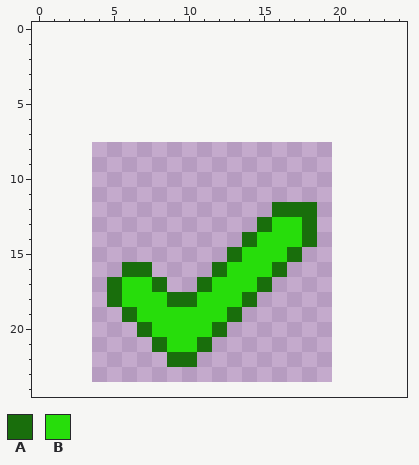
One commit to this pixel-art sprite: FancyMenu/news/img/V.png. This is how it looked before the edit.
The file is 16x16 pixels. The old version is drawn lined up with the new one, on the new canvas.
Palette (. is transparent): A #196e0c  B #27dd0b
Pixels before, first column x 5:
12 ...........AAA
13 ..........ABBA
14 .........ABBBA
15 ........ABBBA.
16 .AA....ABBBA..
17 ABBA..ABBBA...
18 ABBBAABBBA....
19 .ABBBBBBA.....
20 ..ABBBBA......
21 ...ABBA.......
22 ....AA........
And afterwards:
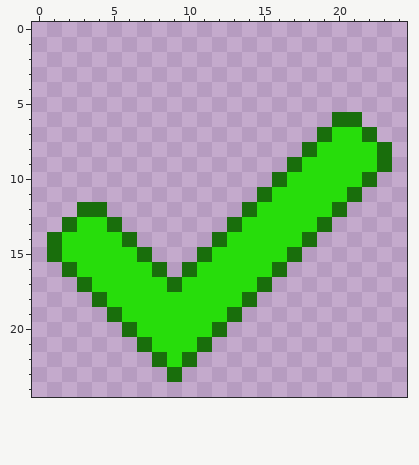
What changed:
{"change": "canvas 16x16 -> 25x25, the old top-left corner now at 4,8"}
{"y":6,"x":20,"old":"..","new":"AA"}
{"y":7,"x":19,"old":"....","new":"ABBA"}
{"y":8,"x":18,"old":"......","new":"ABBBBA"}
{"y":9,"x":17,"old":".......","new":"ABBBBBA"}
{"y":10,"x":16,"old":".......","new":"ABBBBBA"}
{"y":11,"x":15,"old":".......","new":"ABBBBBA"}
{"y":12,"x":3,"old":"..","new":"AA"}
{"y":12,"x":14,"old":"..AAA..","new":"ABBBBBA"}
{"y":13,"x":2,"old":"....","new":"ABBA"}
{"y":13,"x":13,"old":"..A","new":"ABB"}
{"y":13,"x":18,"old":"A.","new":"BA"}
{"y":14,"x":1,"old":"......","new":"ABBBBA"}
{"y":14,"x":12,"old":"..A","new":"ABB"}
{"y":15,"x":1,"old":".......","new":"ABBBBBA"}
{"y":15,"x":11,"old":"..A","new":"ABB"}
{"y":16,"x":2,"old":"....AA.","new":"ABBBBBA"}
{"y":16,"x":10,"old":"..A","new":"ABB"}
{"y":17,"x":3,"old":"..A","new":"ABB"}
{"y":17,"x":8,"old":"A..A","new":"BABB"}
{"y":18,"x":4,"old":".A","new":"AB"}
{"y":18,"x":9,"old":"AA","new":"BB"}
{"y":19,"x":5,"old":".A","new":"AB"}
{"y":20,"x":6,"old":".A","new":"AB"}
{"y":21,"x":7,"old":".A","new":"AB"}
{"y":22,"x":8,"old":".A","new":"AB"}
{"y":23,"x":9,"old":".","new":"A"}
